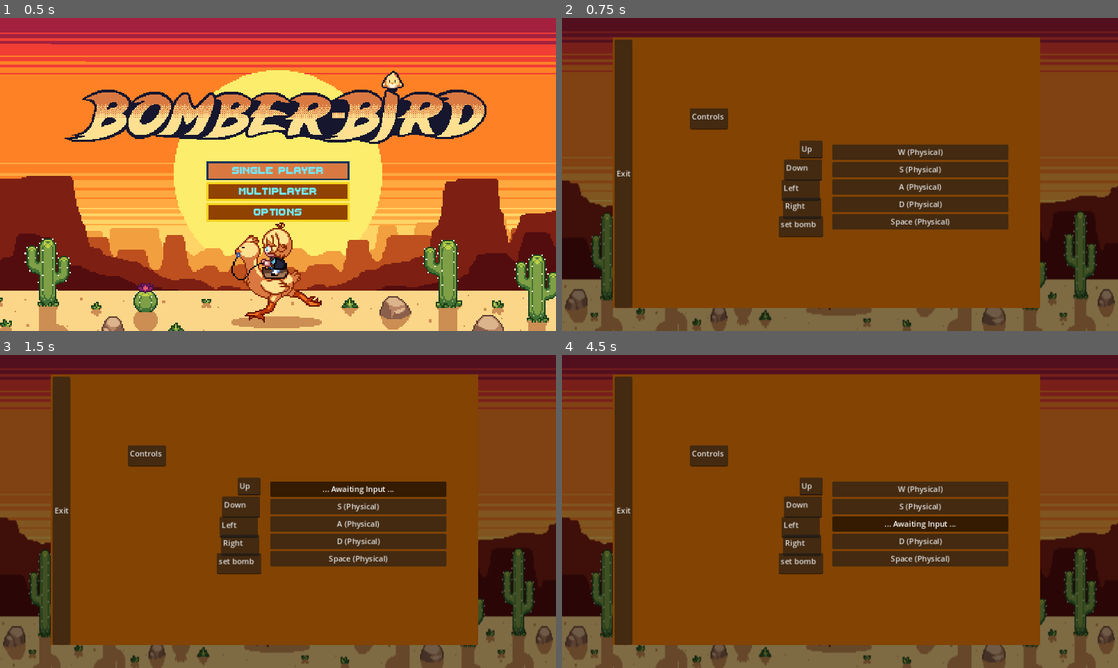
Above: before the commit, frames 1-4 (two rows, left to right).
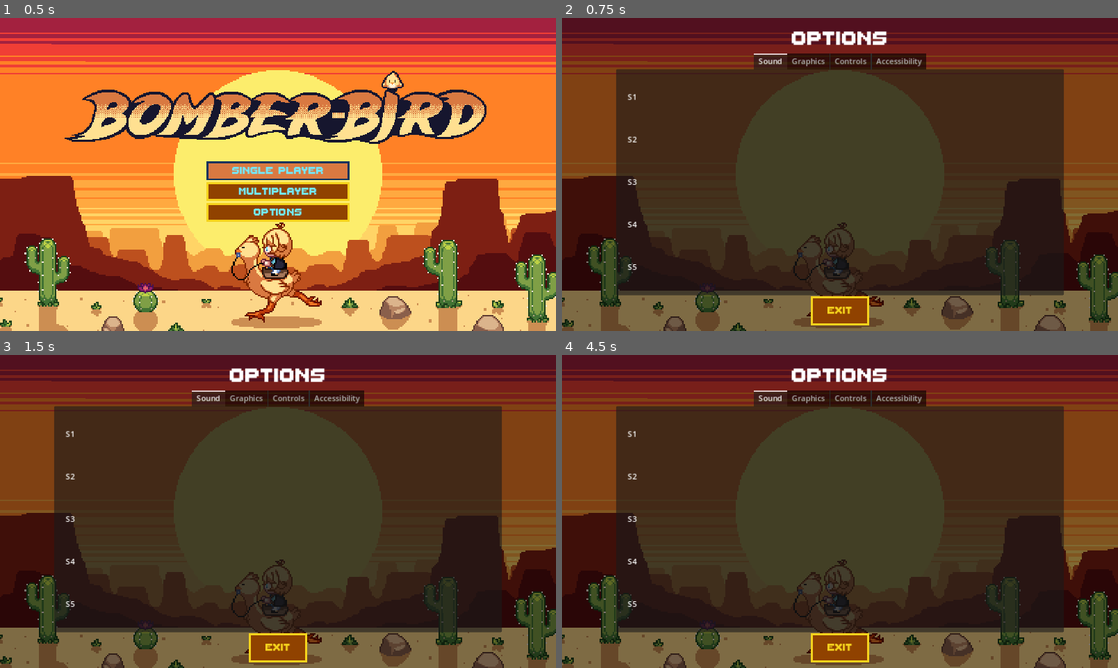
Above: after the commit, the same moments.

Repository: Dragoon-Project-Squad/bomberbird
Game: Godot game, scene res://scenes/main_menu.tscn
Two runs of this game, one before a commit and one after it. Both use one fixed random seed, a clock stepped at 60 frames per second and the inputs below. Sound files missing from this copy of the repository are replaced by a short silence.
Inputs (mouse positions are in pixels of both pictures, inside the frame that each line leads up to):
- Up to frame 1 (0.5 s): no input
- Up to frame 2 (0.75 s): click "Options" at 0.5 s
- Up to frame 3 (1.5 s): click (355, 489) at 1.25 s, where only the run before the commit has a clickable "W (Physical)"
- Up to frame 4 (4.5 s): click (917, 489) at 2 s, where only the run before the commit has a clickable "... Awaiting Input ..."; click (917, 505) at 2.75 s, where only the run before the commit has a clickable "S (Physical)"; click (917, 505) at 3.5 s, where only the run before the commit has a clickable "... Awaiting Input ..."; click (917, 524) at 4.25 s, where only the run before the commit has a clickable "A (Physical)"

Frame 1 is identical in both runs. In frame 2, 66% of the frame differs, in the area x 0-100%, y 4-100%; in frame 3, 67%; in frame 4, 68%.

Commit message:
added skeleton of options menu

Diff:
--- /dev/null
+++ b/assets/styles/options_menu.tres
@@ -0,0 +1,18 @@
+[gd_resource type="Theme" load_steps=4 format=3 uid="uid://m30a0nncwbm0"]
+
+[ext_resource type="StyleBox" uid="uid://dah145apm30c3" path="res://assets/styles/main_menu_select_style.tres" id="1_tj4dq"]
+[ext_resource type="StyleBox" uid="uid://c07q8xvjxkea6" path="res://assets/styles/main_menu_style.tres" id="2_htwv7"]
+[ext_resource type="FontFile" uid="uid://do0laogygl6cd" path="res://assets/fonts/ThaleahFat.ttf" id="3_i84aj"]
+
+[resource]
+default_font = ExtResource("3_i84aj")
+Button/colors/font_color = Color(0.960784, 0.827451, 0.109804, 1)
+Button/colors/font_focus_color = Color(0.960784, 0.827451, 0.109804, 1)
+Button/colors/font_hover_color = Color(0.960784, 0.827451, 0.109804, 1)
+Button/colors/icon_normal_color = Color(0.960784, 0.827451, 0.109804, 1)
+Button/font_sizes/font_size = 32
+Button/styles/focus = ExtResource("1_tj4dq")
+Button/styles/hover = ExtResource("1_tj4dq")
+Button/styles/normal = ExtResource("2_htwv7")
+Label/font_sizes/font_size = 64
+Label/fonts/font = ExtResource("3_i84aj")
--- a/project.godot
+++ b/project.godot
@@ -73,7 +73,30 @@
 "events": [Object(InputEventKey,"resource_local_to_scene":false,"resource_name":"","device":-1,"window_id":0,"alt_press …(191 unchanged characters)…
 , Object(InputEventMouseButton,"resource_local_to_scene":false,"resource_name":"","device":-1,"window_id":0,"alt_presse …(244 unchanged characters)…
 , Object(InputEventJoypadButton,"resource_local_to_scene":false,"resource_name":"","device":-1,"button_index":0,"pressure":0.0,"pressed":false,"script":null)
+]
+}
+detonate_rc={
+"deadzone": 0.5,
+"events": [Object(InputEventKey,"resource_local_to_scene":false,"resource_name":"","device":-1,"window_id":0,"alt_pressed":false,"shift_pressed":false,"ctrl_pressed":false,"meta_pressed":false,"pressed":false,"keycode":0,"physical_keycode":71,"key_label":0,"unicode":103,"location":0,"echo":false,"script":null)
 , Object(InputEventJoypadButton,"resource_local_to_scene":false,"resource_name":"","device":-1,"button_index":1,"pressure":0.0,"pressed":false,"script":null)
+]
+}
+punch_action={
+"deadzone": 0.5,
+"events": [Object(InputEventJoypadButton,"resource_local_to_scene":false,"resource_name":"","device":-1,"button_index":3,"pressure":0.0,"pressed":false,"script":null)
+, Object(InputEventKey,"resource_local_to_scene":false,"resource_name":"","device":-1,"window_id":0,"alt_pressed":false,"shift_pressed":false,"ctrl_pressed":false,"meta_pressed":false,"pressed":false,"keycode":0,"physical_keycode":69,"key_label":0,"unicode":101,"location":0,"echo":false,"script":null)
+]
+}
+secondary_action={
+"deadzone": 0.5,
+"events": [Object(InputEventKey,"resource_local_to_scene":false,"resource_name":"","device":-1,"window_id":0,"alt_pressed":false,"shift_pressed":false,"ctrl_pressed":false,"meta_pressed":false,"pressed":false,"keycode":0,"physical_keycode":70,"key_label":0,"unicode":102,"location":0,"echo":false,"script":null)
+, Object(InputEventJoypadButton,"resource_local_to_scene":false,"resource_name":"","device":-1,"button_index":2,"pressure":0.0,"pressed":false,"script":null)
+]
+}
+pause={
+"deadzone": 0.5,
+"events": [Object(InputEventKey,"resource_local_to_scene":false,"resource_name":"","device":-1,"window_id":0,"alt_pressed":false,"shift_pressed":false,"ctrl_pressed":false,"meta_pressed":false,"pressed":false,"keycode":0,"physical_keycode":4194305,"key_label":0,"unicode":0,"location":0,"echo":false,"script":null)
+, Object(InputEventJoypadButton,"resource_local_to_scene":false,"resource_name":"","device":-1,"button_index":6,"pressure":0.0,"pressed":false,"script":null)
 ]
 }
 
--- a/scenes/main_menu.tscn
+++ b/scenes/main_menu.tscn
@@ -54,7 +54,7 @@
 grow_horizontal = 2
 grow_vertical = 0
 
-[node name="SinglePlayer" type="Button" parent="ButtonBox"]
+[node name="Singleplayer" type="Button" parent="ButtonBox"]
 layout_mode = 2
 focus_neighbor_top = NodePath("../Options")
 focus_neighbor_bottom = NodePath("../Multiplayer")
@@ -64,7 +64,7 @@
 
 [node name="Multiplayer" type="Button" parent="ButtonBox"]
 layout_mode = 2
-focus_neighbor_top = NodePath("../SinglePlayer")
+focus_neighbor_top = NodePath("../Singleplayer")
 focus_neighbor_bottom = NodePath("../Options")
 theme = ExtResource("6_hrcjh")
 text = "Multiplayer"
@@ -73,7 +73,7 @@
 texture_filter = 1
 layout_mode = 2
 focus_neighbor_top = NodePath("../Multiplayer")
-focus_neighbor_bottom = NodePath("../SinglePlayer")
+focus_neighbor_bottom = NodePath("../Singleplayer")
 theme = ExtResource("6_hrcjh")
 theme_override_styles/hover = ExtResource("7_2iy8e")
 theme_override_styles/normal = ExtResource("7_nrhvf")
@@ -175,8 +175,8 @@
 script = ExtResource("4_8riyt")
 action = "move_right"
 
-[connection signal="pressed" from="ButtonBox/SinglePlayer" to="." method="_on_single_player_pressed"]
+[connection signal="pressed" from="ButtonBox/Singleplayer" to="." method="_on_single_player_pressed"]
 [connection signal="pressed" from="ButtonBox/Multiplayer" to="." method="_on_multiplayer_pressed"]
 [connection signal="pressed" from="ButtonBox/Options" to="." method="_on_options_pressed"]
+[connection signal="pressed" from="OptionsMenu/OptionsMenu3/Exit" to="." method="_on_options_pressed"]
 [connection signal="pressed" from="OptionsMenu/OptionsMenu3/Exit" to="." method="_on_exit_pressed"]
-[connection signal="pressed" from="OptionsMenu/OptionsMenu3/Exit" to="." method="_on_options_pressed"]
--- a/scenes/options.tscn
+++ /dev/null
@@ -1,128 +0,0 @@
-[gd_scene load_steps=5 format=3 uid="uid://drj31ll2cuftl"]
-
-[ext_resource type="Script" path="res://scripts/options.gd" id="1_a2sg5"]
-[ext_resource type="Texture2D" uid="uid://bsu1o1vymo51p" path="res://assets/aesprite/Domber doki cenario1.png" id="2_ytm4a"]
-[ext_resource type="Script" path="res://scripts/ui/remap_button.gd" id="4_d6577"]
-
-[sub_resource type="CanvasTexture" id="CanvasTexture_50xyb"]
-specular_color = Color(0.794024, 0.0460408, 0.417229, 1)
-
-[node name="Options" type="Control"]
-layout_mode = 3
-anchors_preset = 15
-anchor_right = 1.0
-anchor_bottom = 1.0
-grow_horizontal = 2
-grow_vertical = 2
-script = ExtResource("1_a2sg5")
-
-[node name="BG" type="Sprite2D" parent="."]
-modulate = Color(0.501961, 0.501961, 0.501961, 1)
-position = Vector2(576, 323.5)
-scale = Vector2(2.19847, 2.88444)
-texture = ExtResource("2_ytm4a")
-
-[node name="OptionsMenu" type="Node2D" parent="."]
-
-[node name="OptionsMenu3" type="BoxContainer" parent="OptionsMenu"]
-offset_left = 109.0
-offset_top = 45.0
-offset_right = 971.0
-offset_bottom = 600.0
-
-[node name="Sprite2D" type="Sprite2D" parent="OptionsMenu/OptionsMenu3"]
-modulate = Color(0.509465, 0.262329, 0.0145314, 1)
-position = Vector2(439, 275)
-scale = Vector2(884.5, 560.5)
-texture = SubResource("CanvasTexture_50xyb")
-
-[node name="Exit" type="Button" parent="OptionsMenu/OptionsMenu3"]
-layout_mode = 2
-focus_neighbor_top = NodePath("../Multiplayer")
-focus_neighbor_bottom = NodePath("../SinglePlayer")
-theme_override_colors/font_focus_color = Color(1, 0, 0, 1)
-text = "Exit
-"
-
-[node name="TextEdit" type="TextEdit" parent="OptionsMenu"]
-offset_left = 265.0
-offset_top = 187.0
-offset_right = 344.0
-offset_bottom = 231.0
-text = "Controls"
-
-[node name="TextEdit2" type="TextEdit" parent="OptionsMenu"]
-offset_left = 460.0
-offset_top = 293.0
-offset_right = 539.0
-offset_bottom = 337.0
-text = "Down"
-
-[node name="TextEdit3" type="TextEdit" parent="OptionsMenu"]
-offset_left = 492.0
-offset_top = 254.0
-offset_right = 540.0
-offset_bottom = 291.0
-text = "Up"
-
-[node name="TextEdit4" type="TextEdit" parent="OptionsMenu"]
-offset_left = 455.0
-offset_top = 335.0
-offset_right = 534.0
-offset_bottom = 379.0
-text = "Left"
-
-[node name="TextEdit5" type="TextEdit" parent="OptionsMenu"]
-offset_left = 458.0
-offset_top = 372.0
-offset_right = 537.0
-offset_bottom = 416.0
-text = "Right"
-
-[node name="TextEdit6" type="TextEdit" parent="OptionsMenu"]
-offset_left = 449.0
-offset_top = 410.0
-offset_right = 541.0
-offset_bottom = 454.0
-text = "set bomb"
-
-[node name="OptionsMenu2" type="BoxContainer" parent="OptionsMenu"]
-offset_left = 560.0
-offset_top = 214.0
-offset_right = 925.0
-offset_bottom = 487.0
-alignment = 1
-vertical = true
-
-[node name="Up" type="Button" parent="OptionsMenu/OptionsMenu2"]
-layout_mode = 2
-text = "ed"
-script = ExtResource("4_d6577")
-action = "move_up"
-
-[node name="Up2" type="Button" parent="OptionsMenu/OptionsMenu2"]
-layout_mode = 2
-text = "ed"
-script = ExtResource("4_d6577")
-action = "move_down"
-
-[node name="Up3" type="Button" parent="OptionsMenu/OptionsMenu2"]
-layout_mode = 2
-text = "ed"
-script = ExtResource("4_d6577")
-action = "move_left"
-
-[node name="Up4" type="Button" parent="OptionsMenu/OptionsMenu2"]
-layout_mode = 2
-text = "ed"
-script = ExtResource("4_d6577")
-action = "move_right"
-
-[node name="Up5" type="Button" parent="OptionsMenu/OptionsMenu2"]
-layout_mode = 2
-text = "ed"
-script = ExtResource("4_d6577")
-action = "set_bomb"
-
-[connection signal="pressed" from="OptionsMenu/OptionsMenu3/Exit" to="." method="_on_exit_pressed"]
-[connection signal="pressed" from="OptionsMenu/OptionsMenu3/Exit" to="." method="_on_options_pressed"]
--- /dev/null
+++ b/scenes/options_menu/hotkey_rebind_button.gd
@@ -0,0 +1,39 @@
+class_name HotkeyRebindButton
+extends Control
+
+@onready var label: Label = $HBoxContainer/Label as Label
+@onready var button: Button = $HBoxContainer/Button as Button
+@export var action_name := "move_up"
+
+# Called when the node enters the scene tree for the first time.
+func _ready() -> void:
+	set_process_unhandled_key_input(false) #DO NOT just take random keyboard inputs.
+	set_action_name()
+	set_text_for_key()
+
+func set_action_name() -> void:
+	label.text = "Unassigned"
+
+	match action_name:
+		"move_up":
+			label.text = "Up"
+		"move_left":
+			label.text = "Left"
+		"move_right":
+			label.text = "Right"
+		"move_down":
+			label.text = "Down"
+		"set_bomb":
+			label.text = "Bomb/Glove"
+		"detonate_rc":
+			label.text = "Remote Detonate"
+		"punch_action":
+			label.text = "Punch/Ride Ability"
+		"secondary_action":
+			label.text = "Kick Stop"
+		"pause":
+			label.text = "Pause"
+
+func set_text_for_key() -> void:
+	var action_events = InputMap.action_get_events(action_name)
+	print(action_events)
--- /dev/null
+++ b/scenes/options_menu/hotkey_rebind_button.tscn
@@ -0,0 +1,42 @@
+[gd_scene load_steps=3 format=3 uid="uid://dde0vhaw16pm7"]
+
+[ext_resource type="Theme" uid="uid://m30a0nncwbm0" path="res://assets/styles/options_menu.tres" id="1_o185f"]
+[ext_resource type="Script" path="res://scenes/options_menu/hotkey_rebind_button.gd" id="1_uqigf"]
+
+[node name="Hotkey_Rebind_Button" type="Control"]
+layout_mode = 3
+anchors_preset = 15
+anchor_right = 1.0
+anchor_bottom = 1.0
+grow_horizontal = 2
+grow_vertical = 2
+script = ExtResource("1_uqigf")
+
+[node name="HBoxContainer" type="HBoxContainer" parent="."]
+layout_mode = 1
+anchors_preset = 4
+anchor_top = 0.5
+anchor_bottom = 0.5
+offset_top = -11.5
+offset_right = 21.0
+offset_bottom = 11.5
+grow_vertical = 2
+theme = ExtResource("1_o185f")
+alignment = 1
+
+[node name="Label" type="Label" parent="HBoxContainer"]
+custom_minimum_size = Vector2(400, 30)
+layout_mode = 2
+theme = ExtResource("1_o185f")
+text = "ACTION"
+vertical_alignment = 1
+
+[node name="VSeparator" type="VSeparator" parent="HBoxContainer"]
+layout_mode = 2
+size_flags_horizontal = 3
+theme_override_constants/separation = 200
+
+[node name="Button" type="Button" parent="HBoxContainer"]
+layout_mode = 2
+toggle_mode = true
+text = "ACTION_KEY"
--- /dev/null
+++ b/scenes/options_menu/options_menu.tscn
@@ -0,0 +1,58 @@
+[gd_scene load_steps=5 format=3 uid="uid://drj31ll2cuftl"]
+
+[ext_resource type="Script" path="res://scripts/options.gd" id="1_rs434"]
+[ext_resource type="Texture2D" uid="uid://bsu1o1vymo51p" path="res://assets/aesprite/Domber doki cenario1.png" id="2_mqvme"]
+[ext_resource type="Theme" uid="uid://m30a0nncwbm0" path="res://assets/styles/options_menu.tres" id="3_4bifj"]
+[ext_resource type="PackedScene" uid="uid://cuslig6cjmt18" path="res://scenes/options_menu/settings_tab_container.tscn" id="4_pbji6"]
+
+[node name="Options_Menu" type="Control"]
+layout_mode = 3
+anchors_preset = 15
+anchor_right = 1.0
+anchor_bottom = 1.0
+grow_horizontal = 2
+grow_vertical = 2
+script = ExtResource("1_rs434")
+
+[node name="BG" type="Sprite2D" parent="."]
+self_modulate = Color(0.501961, 0.501961, 0.501961, 1)
+texture_filter = 1
+position = Vector2(576, 337.5)
+scale = Vector2(3, 3)
+texture = ExtResource("2_mqvme")
+
+[node name="MarginContainer" type="MarginContainer" parent="."]
+layout_mode = 1
+anchors_preset = 15
+anchor_right = 1.0
+anchor_bottom = 1.0
+grow_horizontal = 2
+grow_vertical = 2
+theme_override_constants/margin_left = 12
+theme_override_constants/margin_top = 12
+theme_override_constants/margin_right = 12
+theme_override_constants/margin_bottom = 12
+
+[node name="VBoxContainer" type="VBoxContainer" parent="MarginContainer"]
+layout_mode = 2
+theme_override_constants/separation = -48
+
+[node name="Label" type="Label" parent="MarginContainer/VBoxContainer"]
+layout_mode = 2
+theme = ExtResource("3_4bifj")
+text = "Options"
+horizontal_alignment = 1
+vertical_alignment = 1
+
+[node name="SettingsTabContainer" parent="MarginContainer/VBoxContainer" instance=ExtResource("4_pbji6")]
+layout_mode = 2
+
+[node name="Exit" type="Button" parent="MarginContainer/VBoxContainer"]
+custom_minimum_size = Vector2(120, 60)
+layout_mode = 2
+size_flags_horizontal = 4
+size_flags_vertical = 8
+theme = ExtResource("3_4bifj")
+text = "Exit"
+
+[connection signal="pressed" from="MarginContainer/VBoxContainer/Exit" to="." method="_on_exit_pressed"]
--- /dev/null
+++ b/scenes/options_menu/settings_tab_container.tscn
@@ -0,0 +1,251 @@
+[gd_scene load_steps=4 format=3 uid="uid://cuslig6cjmt18"]
+
+[ext_resource type="PackedScene" uid="uid://dde0vhaw16pm7" path="res://scenes/options_menu/hotkey_rebind_button.tscn" id="1_e0vr5"]
+
+[sub_resource type="StyleBoxEmpty" id="StyleBoxEmpty_hncmi"]
+
+[sub_resource type="StyleBoxEmpty" id="StyleBoxEmpty_xs6b0"]
+
+[node name="Settings_Tab_Container" type="Control"]
+layout_mode = 3
+anchors_preset = 15
+anchor_right = 1.0
+anchor_bottom = 1.0
+grow_horizontal = 2
+grow_vertical = 2
+size_flags_vertical = 3
+
+[node name="TabContainer" type="TabContainer" parent="."]
+layout_mode = 1
+anchors_preset = -1
+anchor_right = 1.0
+anchor_bottom = 1.0
+offset_left = 100.0
+offset_top = 50.0
+offset_right = -100.0
+offset_bottom = -50.0
+grow_horizontal = 2
+grow_vertical = 2
+tab_alignment = 1
+current_tab = 2
+
+[node name="Sound" type="TabBar" parent="TabContainer"]
+visible = false
+layout_mode = 2
+metadata/_tab_index = 0
+
+[node name="MarginContainer" type="MarginContainer" parent="TabContainer/Sound"]
+layout_mode = 1
+anchors_preset = 15
+anchor_right = 1.0
+anchor_bottom = 1.0
+grow_horizontal = 2
+grow_vertical = 2
+theme_override_constants/margin_left = 24
+theme_override_constants/margin_top = 24
+theme_override_constants/margin_right = 24
+theme_override_constants/margin_bottom = 24
+
+[node name="VBoxContainer" type="VBoxContainer" parent="TabContainer/Sound/MarginContainer"]
+layout_mode = 2
+theme_override_constants/separation = 64
+alignment = 1
+
+[node name="Label" type="Label" parent="TabContainer/Sound/MarginContainer/VBoxContainer"]
+layout_mode = 2
+text = "S1"
+
+[node name="Label2" type="Label" parent="TabContainer/Sound/MarginContainer/VBoxContainer"]
+layout_mode = 2
+text = "S2"
+
+[node name="Label3" type="Label" parent="TabContainer/Sound/MarginContainer/VBoxContainer"]
+layout_mode = 2
+text = "S3"
+
+[node name="Label4" type="Label" parent="TabContainer/Sound/MarginContainer/VBoxContainer"]
+layout_mode = 2
+text = "S4"
+
+[node name="Label5" type="Label" parent="TabContainer/Sound/MarginContainer/VBoxContainer"]
+layout_mode = 2
+text = "S5"
+
+[node name="Graphics" type="TabBar" parent="TabContainer"]
+visible = false
+layout_mode = 2
+metadata/_tab_index = 1
+
+[node name="MarginContainer" type="MarginContainer" parent="TabContainer/Graphics"]
+layout_mode = 1
+anchors_preset = 15
+anchor_right = 1.0
+anchor_bottom = 1.0
+grow_horizontal = 2
+grow_vertical = 2
+theme_override_constants/margin_left = 24
+theme_override_constants/margin_top = 24
+theme_override_constants/margin_right = 24
+theme_override_constants/margin_bottom = 24
+
+[node name="VBoxContainer" type="VBoxContainer" parent="TabContainer/Graphics/MarginContainer"]
+layout_mode = 2
+theme_override_constants/separation = 64
+alignment = 1
+
+[node name="Label" type="Label" parent="TabContainer/Graphics/MarginContainer/VBoxContainer"]
+layout_mode = 2
+text = "G1"
+
+[node name="Label2" type="Label" parent="TabContainer/Graphics/MarginContainer/VBoxContainer"]
+layout_mode = 2
+text = "G2"
+
+[node name="Label3" type="Label" parent="TabContainer/Graphics/MarginContainer/VBoxContainer"]
+layout_mode = 2
+text = "G3"
+
+[node name="Label4" type="Label" parent="TabContainer/Graphics/MarginContainer/VBoxContainer"]
+layout_mode = 2
+text = "G4"
+
+[node name="Label5" type="Label" parent="TabContainer/Graphics/MarginContainer/VBoxContainer"]
+layout_mode = 2
+text = "G5"
+
+[node name="Controls" type="TabBar" parent="TabContainer"]
+layout_mode = 2
+metadata/_tab_index = 2
+
+[node name="MarginContainer" type="MarginContainer" parent="TabContainer/Controls"]
+layout_mode = 1
+anchors_preset = 15
+anchor_right = 1.0
+anchor_bottom = 1.0
+grow_horizontal = 2
+grow_vertical = 2
+theme_override_constants/margin_left = 24
+theme_override_constants/margin_top = 24
+theme_override_constants/margin_right = 24
+theme_override_constants/margin_bottom = 24
+
+[node name="VBoxContainer" type="VBoxContainer" parent="TabContainer/Controls/MarginContainer"]
+visible = false
+layout_mode = 2
+theme_override_constants/separation = 64
+alignment = 1
+
+[node name="Label" type="Label" parent="TabContainer/Controls/MarginContainer/VBoxContainer"]
+layout_mode = 2
+text = "C1"
+
+[node name="Label2" type="Label" parent="TabContainer/Controls/MarginContainer/VBoxContainer"]
+layout_mode = 2
+text = "C2"
+
+[node name="Label3" type="Label" parent="TabContainer/Controls/MarginContainer/VBoxContainer"]
+layout_mode = 2
+text = "C3"
+
+[node name="Label4" type="Label" parent="TabContainer/Controls/MarginContainer/VBoxContainer"]
+layout_mode = 2
+text = "C4"
+
+[node name="Label5" type="Label" parent="TabContainer/Controls/MarginContainer/VBoxContainer"]
+layout_mode = 2
+text = "C5"
+
+[node name="ScrollContainer" type="ScrollContainer" parent="TabContainer/Controls/MarginContainer"]
+layout_mode = 2
+
+[node name="VBoxContainer" type="VBoxContainer" parent="TabContainer/Controls/MarginContainer/ScrollContainer"]
+layout_mode = 2
+theme_override_constants/separation = 64
+
+[node name="HSeparator" type="HSeparator" parent="TabContainer/Controls/MarginContainer/ScrollContainer/VBoxContainer"]
+layout_mode = 2
+theme_override_constants/separation = 16
+theme_override_styles/separator = SubResource("StyleBoxEmpty_hncmi")
+
+[node name="Hotkey_Rebind_Button" parent="TabContainer/Controls/MarginContainer/ScrollContainer/VBoxContainer" instance=ExtResource("1_e0vr5")]
+layout_mode = 2
+
+[node name="Hotkey_Rebind_Button2" parent="TabContainer/Controls/MarginContainer/ScrollContainer/VBoxContainer" instance=ExtResource("1_e0vr5")]
+layout_mode = 2
+action_name = "move_left"
+
+[node name="Hotkey_Rebind_Button3" parent="TabContainer/Controls/MarginContainer/ScrollContainer/VBoxContainer" instance=ExtResource("1_e0vr5")]
+layout_mode = 2
+action_name = "move_right"
+
+[node name="Hotkey_Rebind_Button4" parent="TabContainer/Controls/MarginContainer/ScrollContainer/VBoxContainer" instance=ExtResource("1_e0vr5")]
+layout_mode = 2
+action_name = "move_down"
+
+[node name="Hotkey_Rebind_Button5" parent="TabContainer/Controls/MarginContainer/ScrollContainer/VBoxContainer" instance=ExtResource("1_e0vr5")]
+layout_mode = 2
+action_name = "set_bomb"
+
+[node name="Hotkey_Rebind_Button6" parent="TabContainer/Controls/MarginContainer/ScrollContainer/VBoxContainer" instance=ExtResource("1_e0vr5")]
+layout_mode = 2
+action_name = "detonate_rc"
+
+[node name="Hotkey_Rebind_Button7" parent="TabContainer/Controls/MarginContainer/ScrollContainer/VBoxContainer" instance=ExtResource("1_e0vr5")]
+layout_mode = 2
+action_name = "punch_action"
+
+[node name="Hotkey_Rebind_Button8" parent="TabContainer/Controls/MarginContainer/ScrollContainer/VBoxContainer" instance=ExtResource("1_e0vr5")]
+layout_mode = 2
+action_name = "secondary_action"
+
+[node name="Hotkey_Rebind_Button9" parent="TabContainer/Controls/MarginContainer/ScrollContainer/VBoxContainer" instance=ExtResource("1_e0vr5")]
+layout_mode = 2
+action_name = "pause"
+
+[node name="HSeparator2" type="HSeparator" parent="TabContainer/Controls/MarginContainer/ScrollContainer/VBoxContainer"]
+visible = false
+layout_mode = 2
+theme_override_constants/separation = 12
+theme_override_styles/separator = SubResource("StyleBoxEmpty_xs6b0")
+
+[node name="Accessibility" type="TabBar" parent="TabContainer"]
+visible = false
+layout_mode = 2
+metadata/_tab_index = 3
+
+[node name="MarginContainer" type="MarginContainer" parent="TabContainer/Accessibility"]
+layout_mode = 1
+anchors_preset = 15
+anchor_right = 1.0
+anchor_bottom = 1.0
+grow_horizontal = 2
+grow_vertical = 2
+theme_override_constants/margin_left = 24
+theme_override_constants/margin_top = 24
+theme_override_constants/margin_right = 24
+theme_override_constants/margin_bottom = 24
+
+[node name="VBoxContainer" type="VBoxContainer" parent="TabContainer/Accessibility/MarginContainer"]
+layout_mode = 2
+theme_override_constants/separation = 64
+alignment = 1
+
+[node name="Label" type="Label" parent="TabContainer/Accessibility/MarginContainer/VBoxContainer"]
+layout_mode = 2
+text = "A1"
+
+[node name="Label2" type="Label" parent="TabContainer/Accessibility/MarginContainer/VBoxContainer"]
+layout_mode = 2
+text = "A2"
+
+[node name="Label3" type="Label" parent="TabContainer/Accessibility/MarginContainer/VBoxContainer"]
+layout_mode = 2
+text = "A3"
+
+[node name="Label4" type="Label" parent="TabContainer/Accessibility/MarginContainer/VBoxContainer"]
+layout_mode = 2
+text = "A4"
+
+[node name="Label5" type="Label" parent="TabContainer/Accessibility/MarginContainer/VBoxContainer"]
+layout_mode = 2
+text = "A5"
--- a/scripts/main_menu.gd
+++ b/scripts/main_menu.gd
@@ -2,7 +2,7 @@
 
 # Called when the node enters the scene tree for the first time.
 func _ready() -> void:
-	$ButtonBox/SinglePlayer.grab_focus()
+	$ButtonBox/Singleplayer.grab_focus()
 
 func _on_single_player_pressed() -> void:
 	#if a game is already running do not allow a new game to start
@@ -20,4 +20,4 @@
 func _on_options_pressed() -> void:
 	#if a game is already running do not allow to open menu
 	if !has_node("/root/World"):
-		get_tree().change_scene_to_file("res://scenes/options.tscn")
+		get_tree().change_scene_to_file("res://scenes/options_menu/options_menu.tscn")
--- a/scripts/options.gd
+++ b/scripts/options.gd
@@ -1,12 +1,9 @@
 extends Control
 
 
-# Called when the node enters the scene tree for the first time.
 func _ready() -> void:
-	pass # Replace with function body.
+	pass
 
-
-# Called every frame. 'delta' is the elapsed time since the previous frame.
 func _process(delta: float) -> void:
 	pass
 
